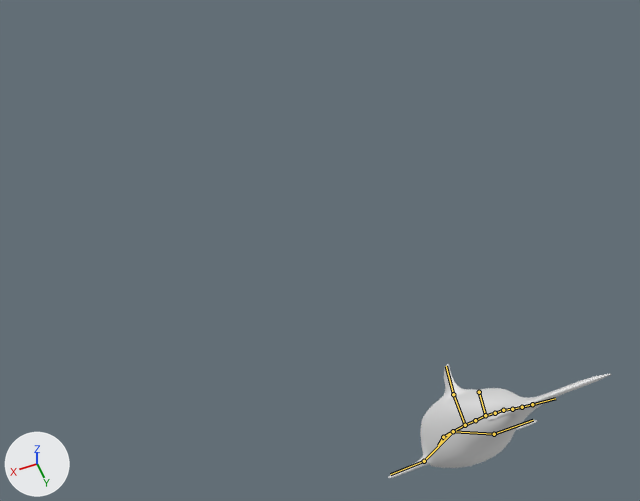
Two versions of the Blender file Models/Syachi.blend, one commit apart.
One viewpoint serves both versions: a 50 mm lens placed at (11.5, 4.0, 22.0), pointed at (3.2, -16.8, -6.5). The lights are fixed; the arrows at lower left show +X, +Y and +Z. Both versions are drawn at frame 168 of the action 'Jump'; the numbers are the values there. The bones that bend it are drawn over the model as lines.
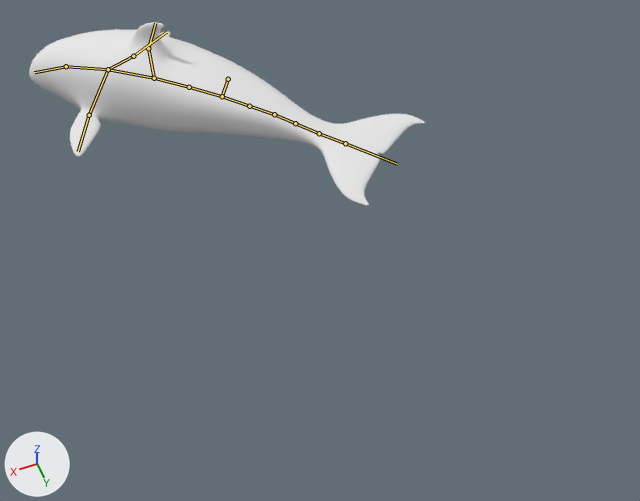
The change, as JSON lines over the scene's bpy script:
```json
{"block": "bone_bone", "where": "bone_bone = bpy.data.objects['アーマチュア'].pose.bones['Bone']"}
{"op": "set", "path": "bone_bone.location", "old": "(-0.87, 13.4, -6.36)", "new": "(5.68, 6.38, -18.81)"}
{"op": "set", "path": "bone_bone.rotation_quaternion", "old": "(0.84, 0.543, 0.0, 0.0)", "new": "(0.954, 0.0, -0.345, -0.122)", "note": "degrees (66, 0, 0) -> degrees (6, -39, -17)"}
{"block": "bone_bone_002", "where": "bone_bone_002 = bpy.data.objects['アーマチュア'].pose.bones['Bone.002']  # child of 'Bone.001'"}
{"op": "set", "path": "bone_bone_002.rotation_quaternion", "old": "(1.0, 0.0, 0.0, 0.0)", "new": "(1.0, 0.0, -0.001, 0.027)", "note": "degrees (0, 0, 0) -> degrees (0, 0, 3)"}
{"block": "bone_bone_005", "where": "bone_bone_005 = bpy.data.objects['アーマチュア'].pose.bones['Bone.005']  # child of 'Bone.002'"}
{"op": "set", "path": "bone_bone_005.rotation_quaternion", "old": "(1.0, 0.0, 0.0, 0.0)", "new": "(1.0, 0.0, -0.002, 0.028)", "note": "degrees (0, 0, 0) -> degrees (0, 0, 3)"}
{"block": "bone_bone_006", "where": "bone_bone_006 = bpy.data.objects['アーマチュア'].pose.bones['Bone.006']  # child of 'Bone.005'"}
{"op": "set", "path": "bone_bone_006.rotation_quaternion", "old": "(1.0, 0.0, 0.0, 0.0)", "new": "(0.997, 0.0, -0.006, 0.076)", "note": "degrees (0, 0, 0) -> degrees (0, -1, 9)"}
{"block": "bone_bone_007", "where": "bone_bone_007 = bpy.data.objects['アーマチュア'].pose.bones['Bone.007']  # child of 'Bone.006'"}
{"op": "set", "path": "bone_bone_007.rotation_quaternion", "old": "(1.0, 0.0, 0.0, 0.0)", "new": "(0.997, 0.0, -0.02, 0.073)", "note": "degrees (0, 0, 0) -> degrees (0, -2, 8)"}
{"block": "bone_bone_010", "where": "bone_bone_010 = bpy.data.objects['アーマチュア'].pose.bones['Bone.010']  # child of 'Bone.009'"}
{"op": "set", "path": "bone_bone_010.rotation_quaternion", "old": "(1.0, 0.0, 0.0, 0.0)", "new": "(0.999, 0.0, 0.001, -0.024)", "note": "degrees (0, 0, 0) -> degrees (0, 0, -3)"}
```

Boxes (x1, y1, x2, y2) around the edits, measured in the pictures (640 x 501 px):
```json
{"object": "Cube", "change": "posed", "before": [388, 364, 611, 478], "after": [29, 22, 425, 205], "on screen": "77% wider, 60% taller"}
{"bone": "Bone", "before": "(479, 392) to (485, 415)", "after": "(228, 79) to (222, 96)"}
{"bone": "Bone.002", "before": "(475, 420) to (465, 425)", "after": "(189, 87) to (154, 78)"}
{"bone": "Bone.005", "before": "(465, 425) to (453, 431)", "after": "(154, 78) to (108, 69)"}
{"bone": "Bone.006", "before": "(453, 431) to (443, 437)", "after": "(108, 69) to (66, 66)"}
{"bone": "Bone.007", "before": "(443, 437) to (438, 445)", "after": "(66, 66) to (34, 72)"}
{"bone": "Bone.010", "before": "(503, 410) to (512, 409)", "after": "(274, 114) to (295, 123)"}
```
